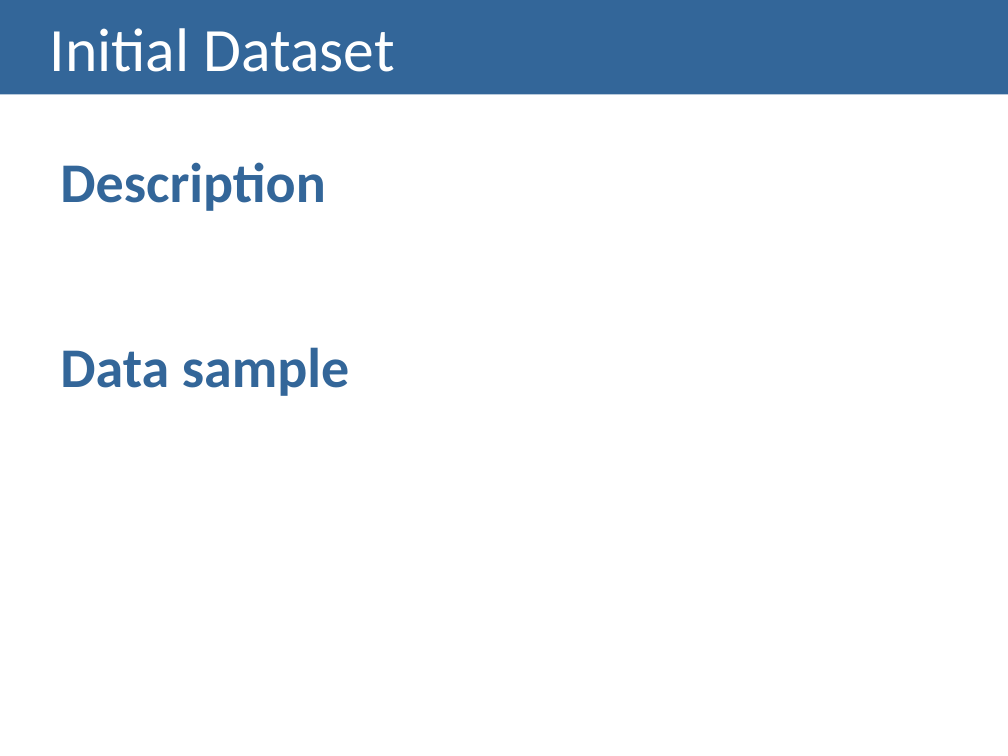
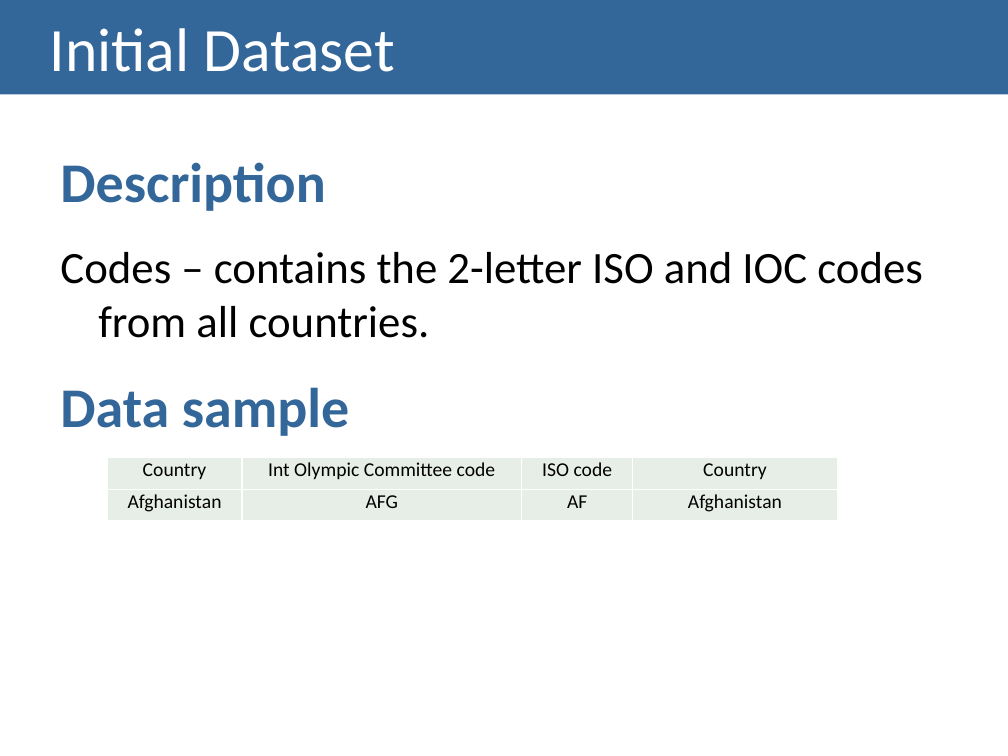
Before and after one commit to carboned4/V_I_2015_1, a slide deck: slide 5 of checkpoint2/G01A - Checkpoint2 Presentation.pptx (slide 4 before the commit). Drawn at 1008x756 pixels with LibreOffice and Linux fonts; fonts in the diff are those of the drawing. Boxes give left, top, right and bottom in pixels: in the first picture for what was removed or moved away, otherwise in the second. Text is boxed around its words. In the diff, an @@ line names an element or a change of style, - is before the commit and + after.

```diff
--- a/checkpoint2/G01A - Checkpoint2 Presentation.pptx
+++ b/checkpoint2/G01A - Checkpoint2 Presentation.pptx
@@ text at box(60, 252, 923, 338): paragraph added @@
+  Codes – contains the 2-letter ISO and IOC codes from all countries.
@@ table added at box(107, 458, 837, 521), 2 rows, 4 columns @@
+Country | Int Olympic Committee code | ISO code | Country
+Afghanistan | AFG | AF | Afghanistan
```
Also in this commit, not shown: 4 other slides changed, 2 slides added, 1 other file.
